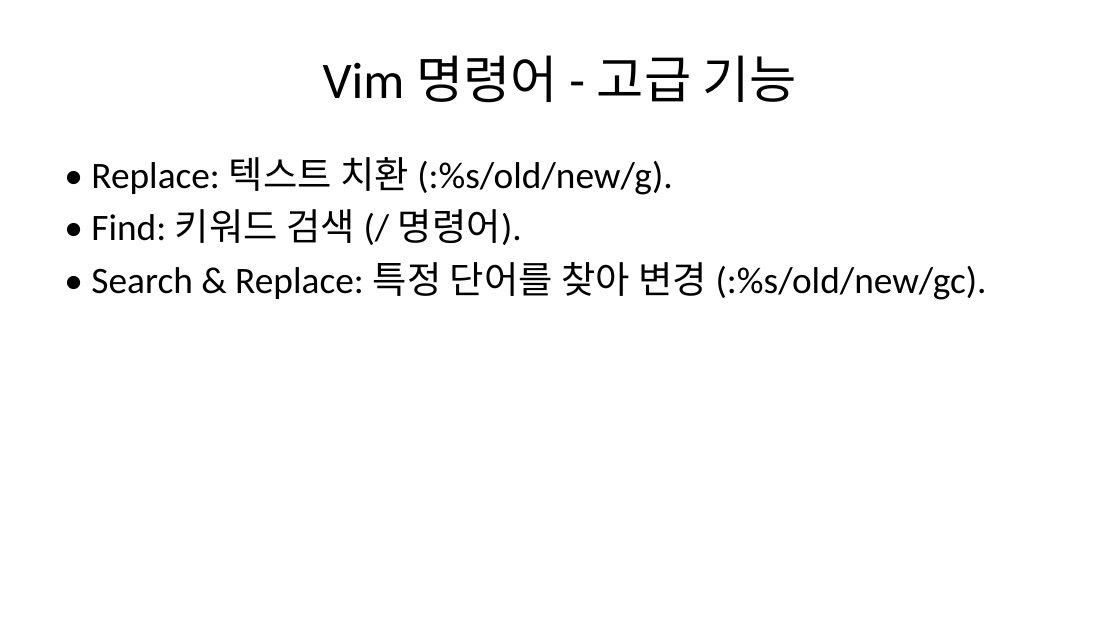
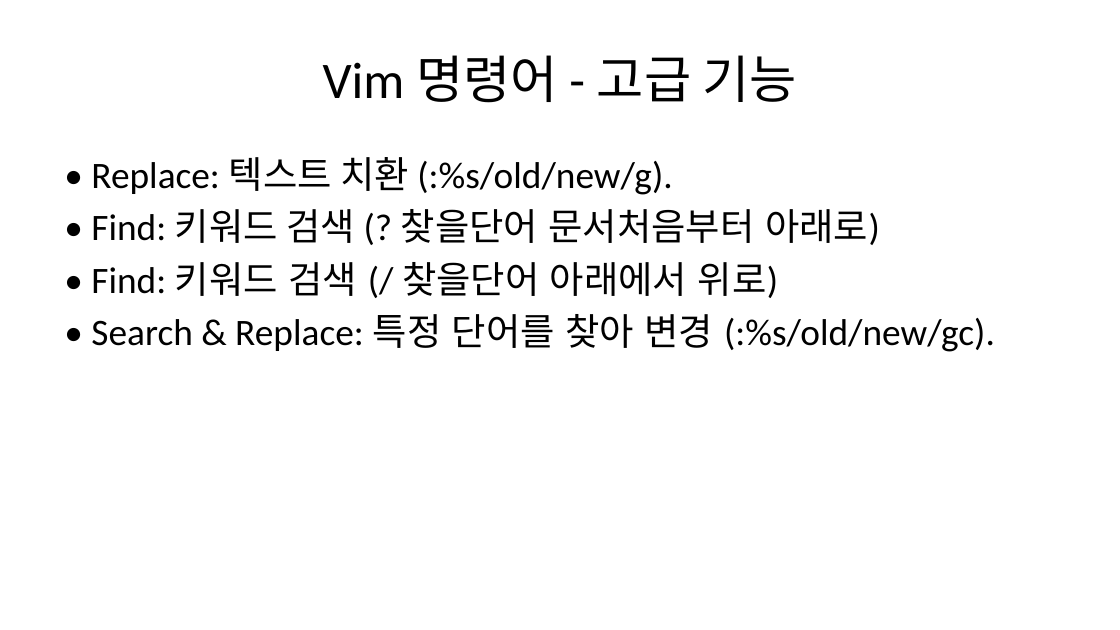
Before and after one commit to haram4th/fintech_pm_data_science, a slide deck: slide 5 of 06machine_learning/Vim_Editor_Presentation.pptx. Drawn at 1120x630 pixels with LibreOffice and Linux fonts; fonts in the diff are those of the drawing. Boxes give left, top, right and bottom in pixels: in the first picture for what was removed or moved away, otherwise in the second. Text is boxed around its words. In the diff, an @@ line names an element or a change of style, - is before the commit and + after.

```diff
--- a/06machine_learning/Vim_Editor_Presentation.pptx
+++ b/06machine_learning/Vim_Editor_Presentation.pptx
@@ text at [91, 209, 880, 298]: text changed @@
-• Find: 키워드 검색 (/ 명령어).
+• Find: 키워드 검색 (? 찾을단어 문서처음부터 아래로)
+• Find: 키워드 검색 (/ 찾을단어 아래에서 위로)
```
Also in this commit, not shown: 1 other slide changed, 4 other files.
